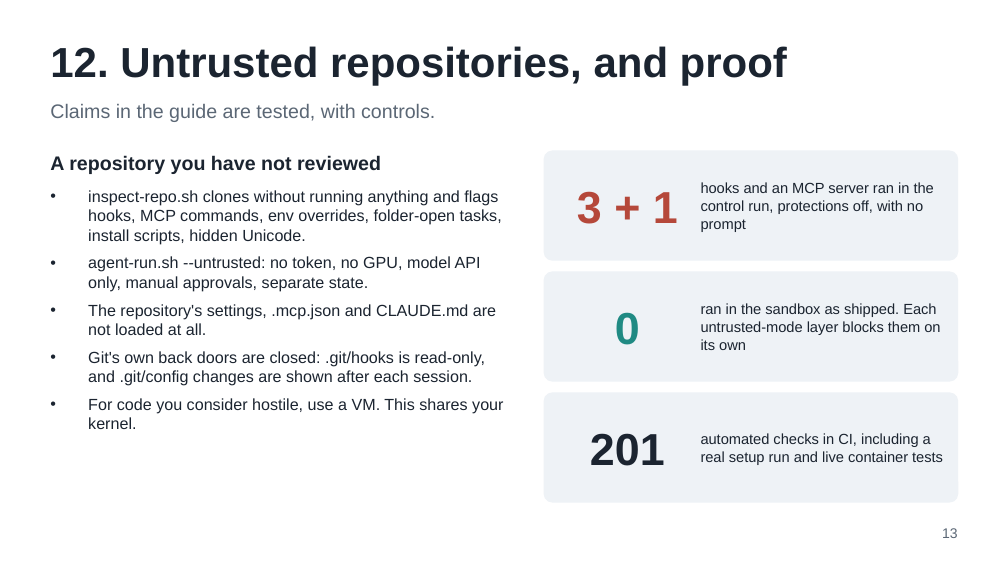
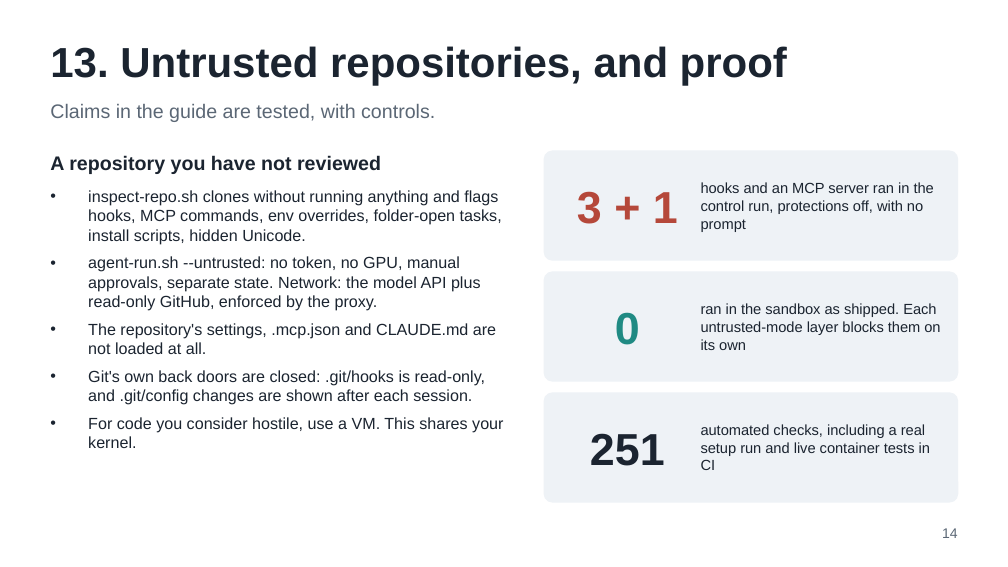
Before and after one commit to corwinjoy/agent-sandbox, a slide deck: slide 14 of slides/agent-sandbox-talk.odp (slide 13 before the commit). Drawn at 1008x567 pixels with LibreOffice and Linux fonts; fonts in the diff are those of the drawing. Boxes give left, top, right and bottom in pixels: in the first picture for what was removed or moved away, otherwise in the second. Text is boxed around its words. In the diff, an @@ line names an element or a change of style, - is before the commit and + after.

```diff
--- a/slides/agent-sandbox-talk.odp
+++ b/slides/agent-sandbox-talk.odp
@@ text at bbox=[50, 46, 787, 85]: text changed @@
-12. Untrusted repositories, and proof
+13. Untrusted repositories, and proof
@@ text at bbox=[88, 256, 481, 311]: text changed @@
-• agent-run.sh --untrusted: no token, no GPU, model API only, manual approvals, separate state.
+• agent-run.sh --untrusted: no token, no GPU, manual approvals, separate state. Network: the model API plus read-only GitHub, enforced by the proxy.
@@ text at bbox=[590, 433, 665, 466]: text changed @@
-201
+251
@@ text at bbox=[701, 424, 930, 470]: text changed @@
-automated checks in CI, including a real setup run and live container tests
+automated checks, including a real setup run and live container tests in CI
@@ text at bbox=[942, 528, 958, 538]: text changed @@
-13
+14
```
Also in this commit, not shown: 6 other slides changed, 1 slide added, 21 other files.
